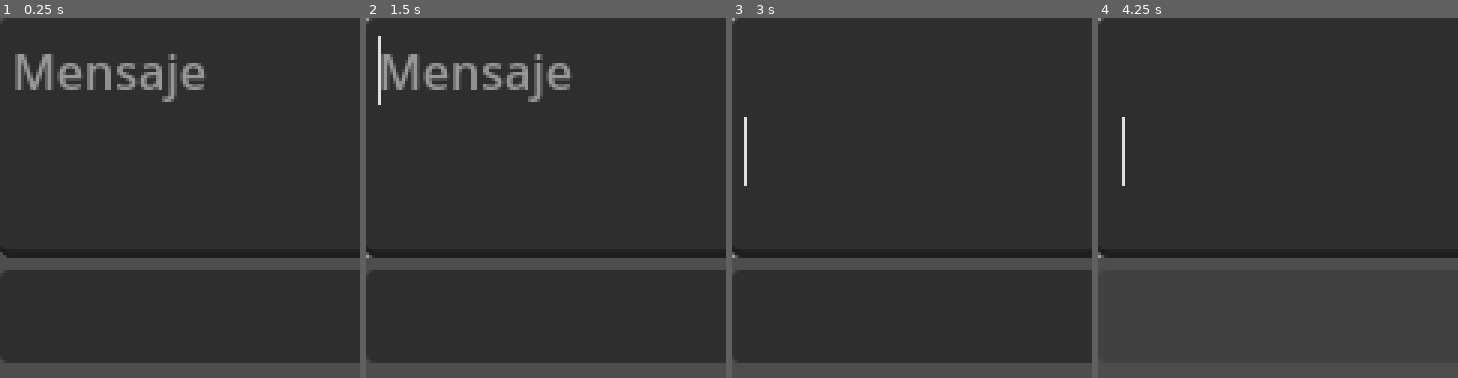
Above: before the commit, frames 1-4 (left to right).
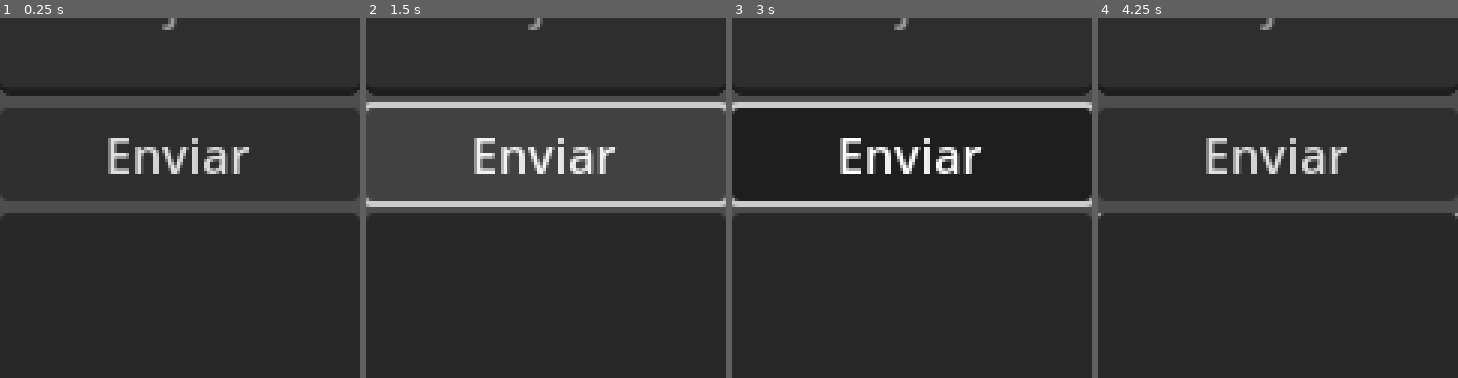
Above: after the commit, the same moments.

Repository: M0G1WARA/OLI
Game: Godot game, scene res://Scenes/chat.tscn
Two runs of this game, one before a commit and one after it. Both use one fixed random seed, a clock stepped at 60 frames per second and the inputs below. The project has no main scene, so this scene is started directly.
Inputs (mouse positions are in pixels of both pictures, inside the frame that each line leads up to):
- Up to frame 1 (0.25 s): no input
- Up to frame 2 (1.5 s): click (546, 154) at 0.5 s, where only the run after the commit has a clickable "Enviar"; click (546, 154) at 1.25 s, where only the run after the commit has a clickable "Enviar"
- Up to frame 3 (3 s): click (912, 154) at 2 s, where only the run after the commit has a clickable "Enviar"; tap Enter at 2.75 s; move the mouse to (991, 180) at 2.77 s; click (991, 180) at 2.92 s
- Up to frame 4 (4.25 s): tap Space at 3.5 s; drag from (1206, 216) to (1260, 270) at 3.52 s

The runs differ from the first frame. In frame 1, 19% of the frame differs, in the area x 0-100%, y 0-100%; in frame 2, 19%; in frame 3, 16%; in frame 4, 42%.

Commit message:
Abrir ventana del chat

Diff:
--- a/Scenes/chat.tscn
+++ b/Scenes/chat.tscn
@@ -12,26 +12,38 @@
 script = ExtResource("1_pheuq")
 
 [node name="VBoxContainer" type="VBoxContainer" parent="."]
-layout_mode = 0
-offset_right = 40.0
-offset_bottom = 40.0
+layout_mode = 1
+anchors_preset = 15
+anchor_right = 1.0
+anchor_bottom = 1.0
+grow_horizontal = 2
+grow_vertical = 2
 
 [node name="Mensaje" type="TextEdit" parent="VBoxContainer"]
-custom_minimum_size = Vector2(480, 80)
+custom_minimum_size = Vector2(0, 50)
 layout_mode = 2
 placeholder_text = "Mensaje"
+wrap_mode = 1
 
 [node name="Enviar" type="Button" parent="VBoxContainer"]
 layout_mode = 2
 text = "Enviar"
 
 [node name="Pensamiento" type="Label" parent="VBoxContainer"]
+visible = false
 layout_mode = 2
 text = "Pensamiento"
 
-[node name="Respuesta" type="Label" parent="VBoxContainer"]
+[node name="RespuestaLabel" type="Label" parent="VBoxContainer"]
+visible = false
 layout_mode = 2
 text = "Respuesta"
+
+[node name="Respuesta" type="TextEdit" parent="VBoxContainer"]
+custom_minimum_size = Vector2(0, 80)
+layout_mode = 2
+editable = false
+wrap_mode = 1
 
 [node name="HTTPRequest" type="HTTPRequest" parent="."]
 
--- a/Scenes/main.gd
+++ b/Scenes/main.gd
@@ -1,6 +1,7 @@
 extends Node2D
 
 var dragging:bool = false
+var chat_window:bool = false
 
 # Called when the node enters the scene tree for the first time.
 func _ready():
@@ -21,3 +22,38 @@
 			dragging = true
 		else:
 			dragging = false
+
+		if event.button_index == MOUSE_BUTTON_RIGHT and event.pressed:
+			chat()
+
+func chat():
+
+	if not chat_window:
+		chat_window = true
+
+		var monitor_id = DisplayServer.window_get_current_screen()
+		var monitor_resolution = DisplayServer.screen_get_size(monitor_id)
+		var window_position = DisplayServer.window_get_position()
+
+		var chat = load("res://Scenes/chat.tscn")
+		var instance = chat.instantiate()
+		var new_window = Window.new()
+		new_window.borderless = true
+		new_window.transparent = true
+		new_window.always_on_top = true
+		new_window.title = "Chat"
+		new_window.size = Vector2(DisplayServer.window_get_size()*2)
+		if window_position.x >= monitor_resolution.x/2:
+			new_window.position = Vector2(window_position.x - DisplayServer.window_get_size().x*2 , window_position.y)
+		else:
+			new_window.position = Vector2(window_position.x + DisplayServer.window_get_size().x , window_position.y)
+		new_window.add_child(instance)
+		new_window.show()
+		add_child(new_window)
+
+	else:
+		for child in get_children():
+			if child is Window:
+				child.queue_free()
+				break
+		chat_window = false
